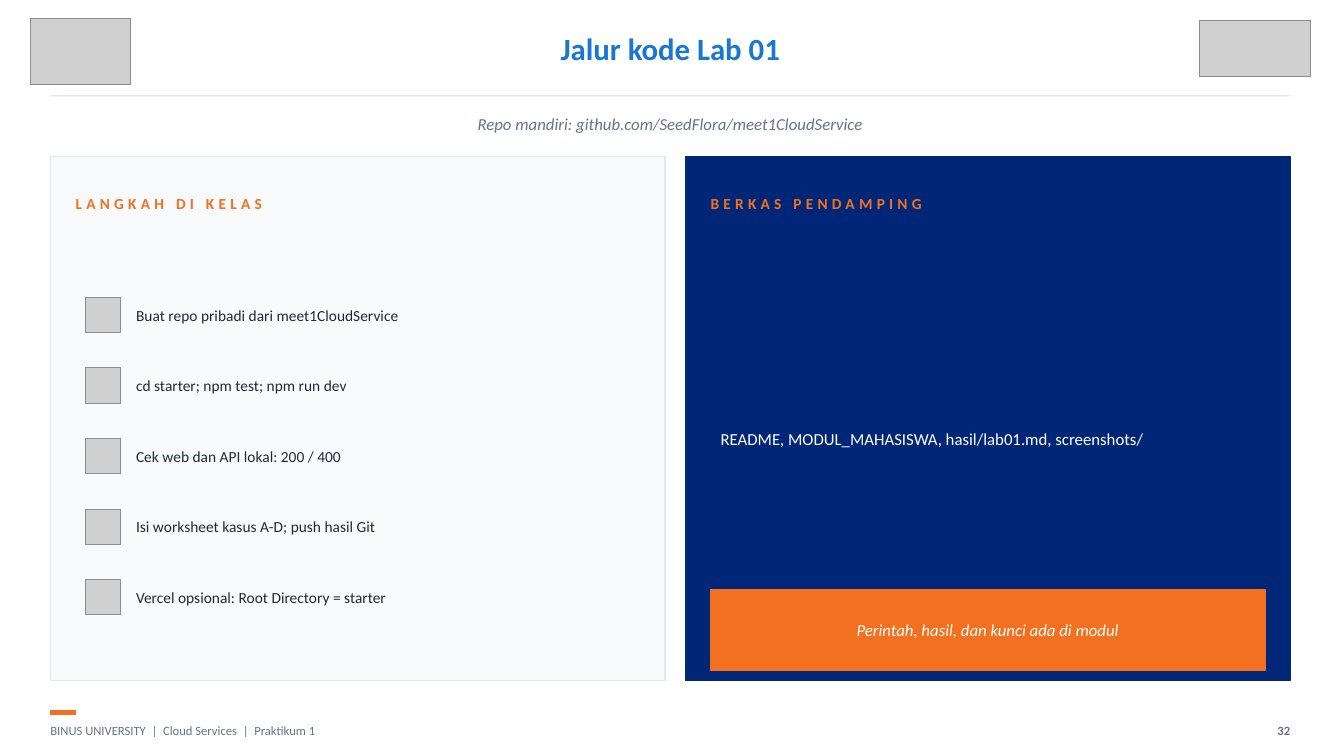
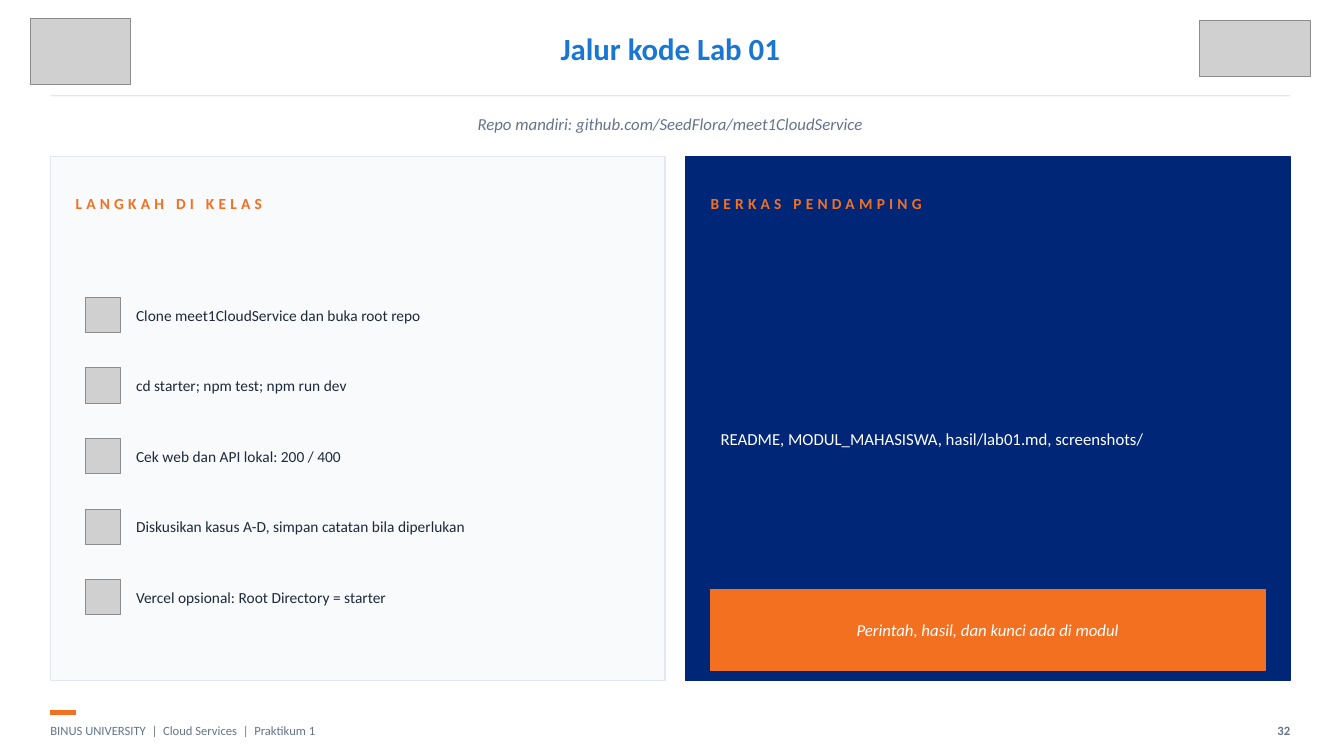
Before and after one commit to SeedFlora/meet1CloudService, a slide deck: slide 32 of slides/LAB01_Pengantar_Cloud_Hands_On_Final.pptx. Drawn at 1344x756 pixels with LibreOffice and Linux fonts; fonts in the diff are those of the drawing; grey boxes stand for pictures. Boxes give left, top, right and bottom in pixels: in the first picture for what was removed or moved away, otherwise in the second. Text is boxed around its words. In the diff, an @@ line names an element or a change of style, - is before the commit and + after.

```diff
--- a/slides/LAB01_Pengantar_Cloud_Hands_On_Final.pptx
+++ b/slides/LAB01_Pengantar_Cloud_Hands_On_Final.pptx
@@ text at <box>136,310,420,324</box>: text changed @@
-Buat repo pribadi dari meet1CloudService
+Clone meet1CloudService dan buka root repo
@@ text at <box>136,521,465,535</box>: text changed @@
-Isi worksheet kasus A-D; push hasil Git
+Diskusikan kasus A-D, simpan catatan bila diperlukan
```
Also in this commit, not shown: 2 other slides changed, 12 other files.
